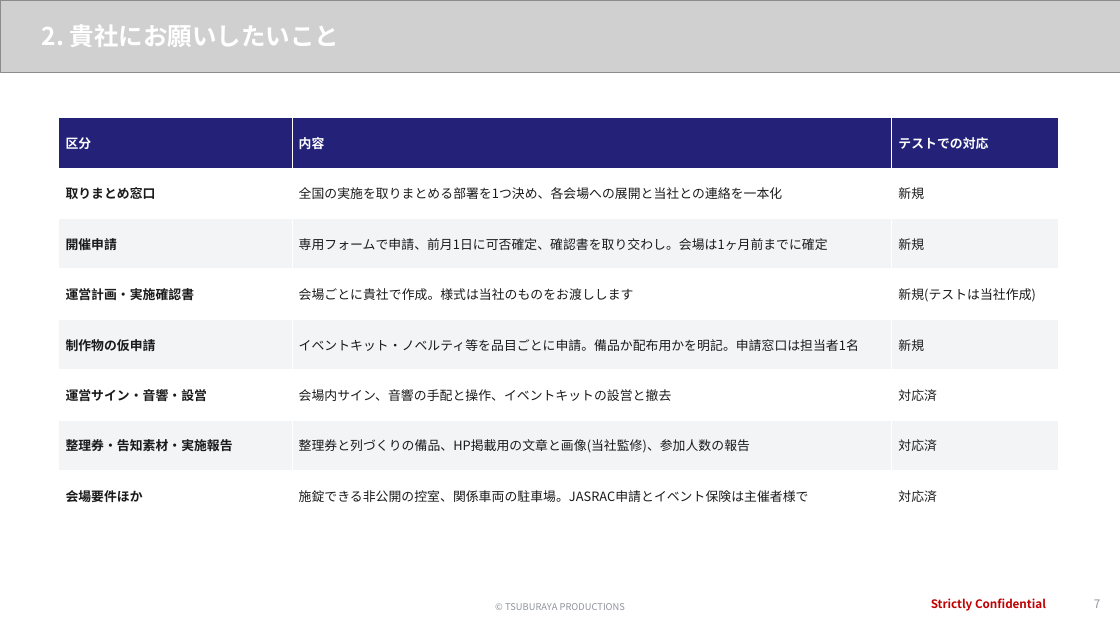
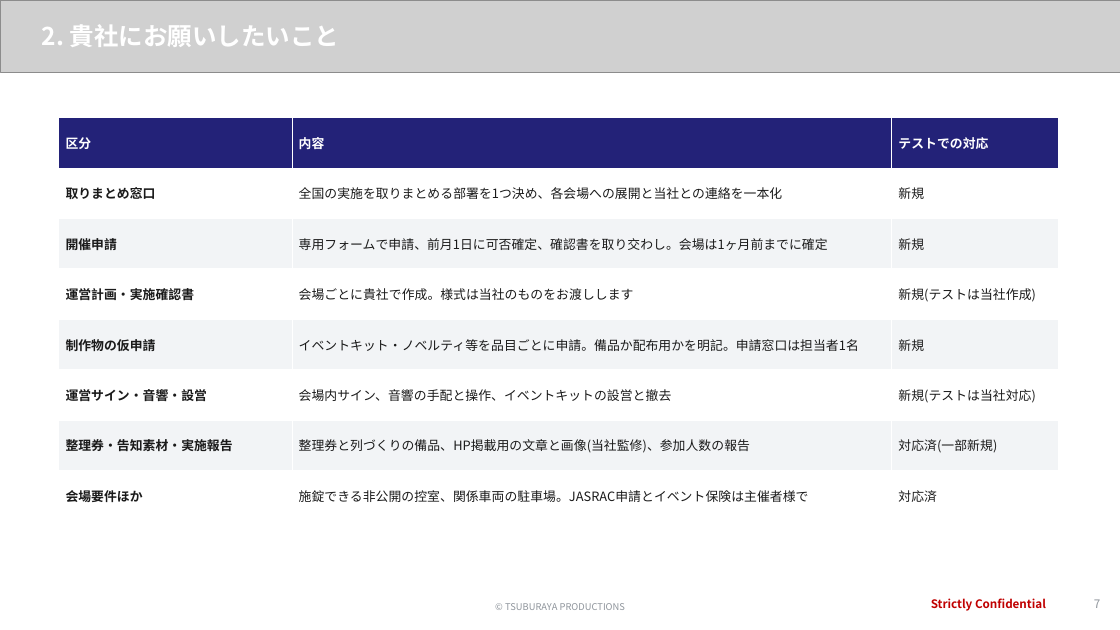
Before and after one commit to hayatoshintani-spe/kessho-lens, a slide deck: slide 7 of docs/proposals/softbank-ultraman-caravan/SB様提示用_1022ミーティング資料.pptx. Drawn at 1120x630 pixels with LibreOffice and Linux fonts; fonts in the diff are those of the drawing; grey boxes stand for pictures. Boxes give left, top, right and bottom in pixels: in the first picture for what was removed or moved away, otherwise in the second. Text is boxed around its words. In the diff, an @@ line names an element or a change of style, - is before the commit and + after.

```diff
--- a/docs/proposals/softbank-ultraman-caravan/SB様提示用_1022ミーティング資料.pptx
+++ b/docs/proposals/softbank-ultraman-caravan/SB様提示用_1022ミーティング資料.pptx
@@ table at (x1=59, y1=118, x2=1059, y2=521) @@
-row 6, column 3: 対応済
+row 6, column 3: 新規(テストは当社対応)
-row 7, column 3: 対応済
+row 7, column 3: 対応済(一部新規)
```
Also in this commit, not shown: 5 other slides changed, 12 other files.
